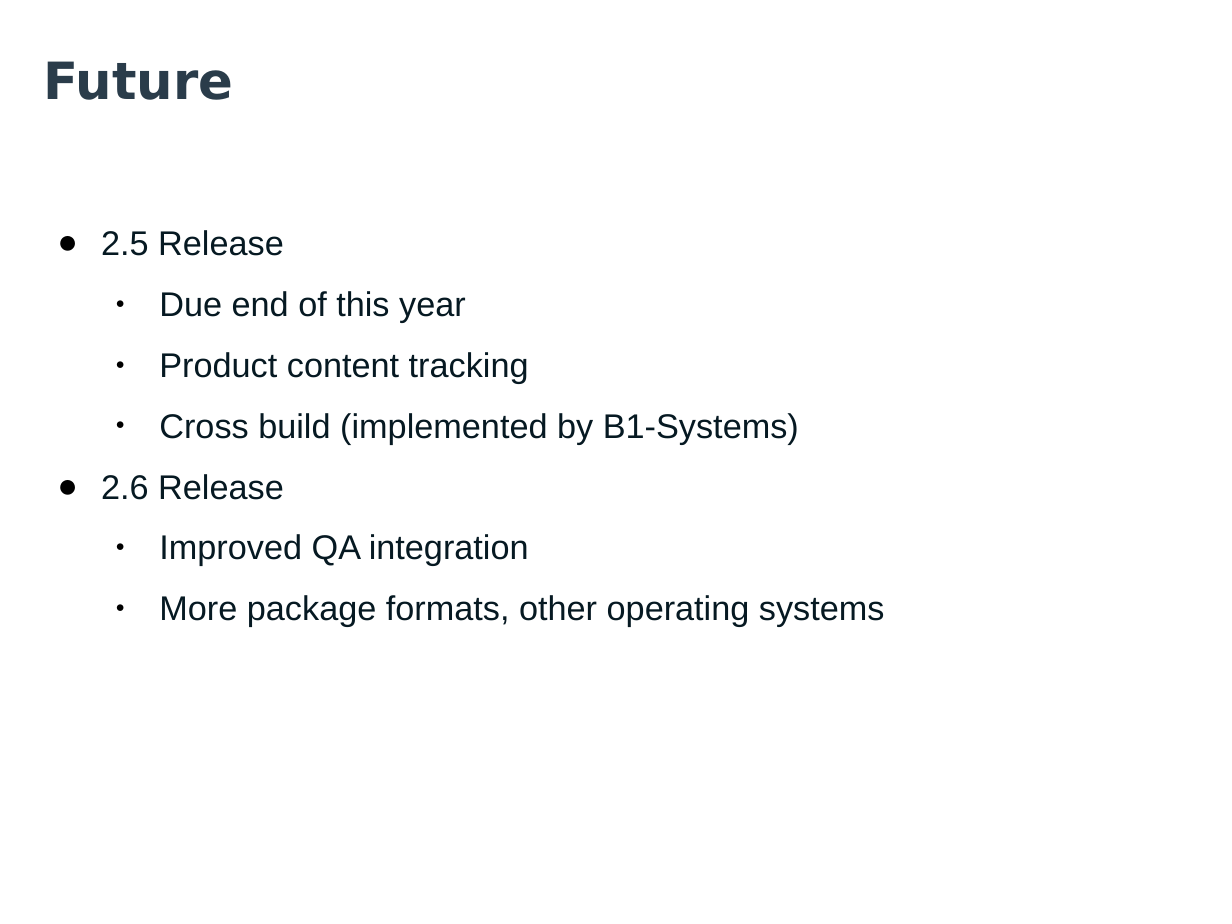
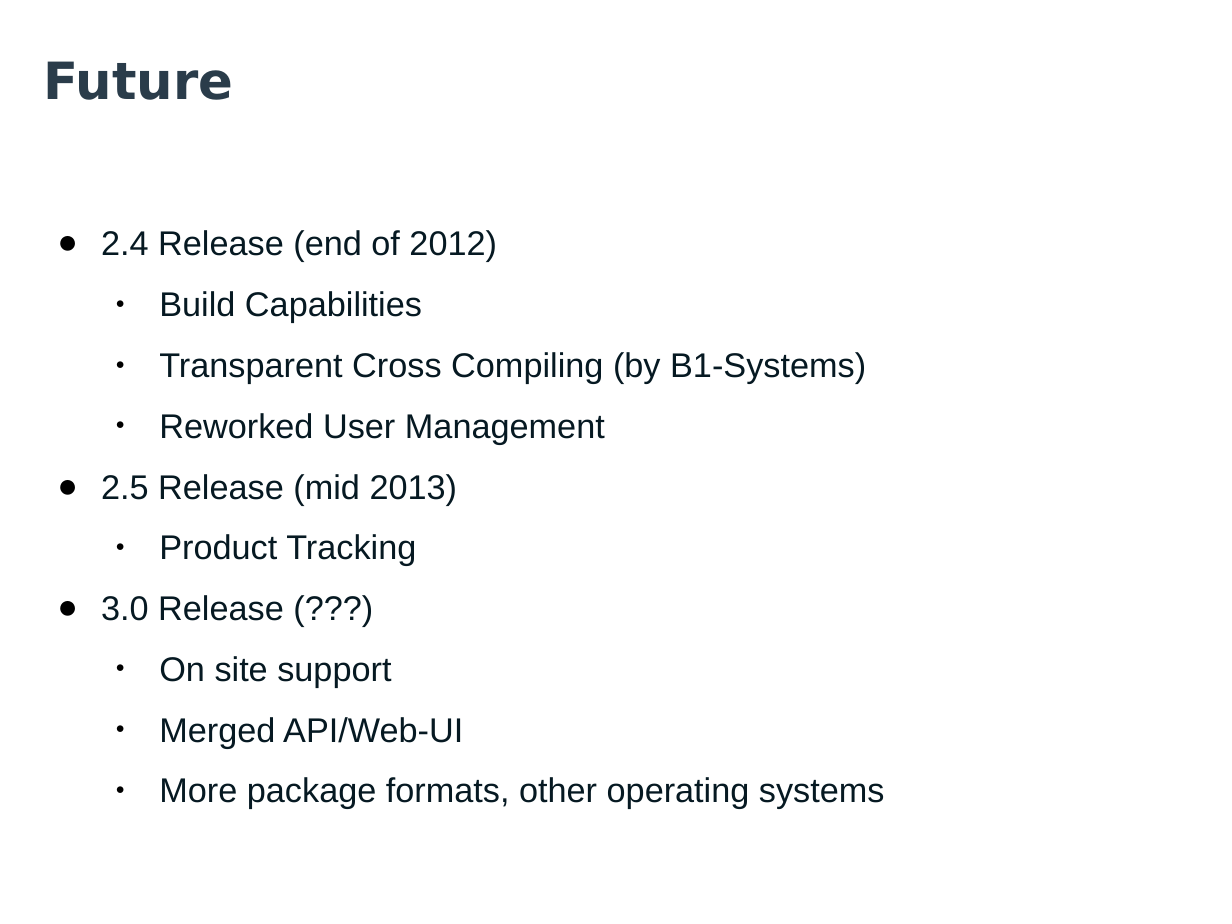
Before and after one commit to openSUSE/obs-landing, a slide deck: slide 35 of files/talks/OBS-Facts-Features-Future.odp (slide 15 before the commit). Drawn at 1232x924 pixels with LibreOffice and Linux fonts; fonts in the diff are those of the drawing; background and template pictures are left out. Boxes give left, top, right and bottom in pixels: in the first picture for what was removed or moved away, otherwise in the second. Text is boxed around its words. In the diff, an @@ line names an element or a change of style, - is before the commit and + after.

Commit message:
Rework support page, update the workshops, oSC12 event report

```diff
--- a/files/talks/OBS-Facts-Features-Future.odp
+++ b/files/talks/OBS-Facts-Features-Future.odp
@@ text at (101,230,866,748): text changed @@
-● 2.5 Release
-  ● Due end of this year
-  ● Product content tracking
-  ● Cross build (implemented by B1-Systems)
-● 2.6 Release
-  ● Improved QA integration
+● 2.4 Release (end of 2012)
+  ● Build Capabilities
+  ● Transparent Cross Compiling (by B1-Systems)
+  ● Reworked User Management
+● 2.5 Release (mid 2013)
+  ● Product Tracking
+● 3.0 Release (???)
+  ● On site support
+  ● Merged API/Web-UI
```
Also in this commit, not shown: 2 other slides changed, 30 slides added, 10 slides removed, 4 other files.
